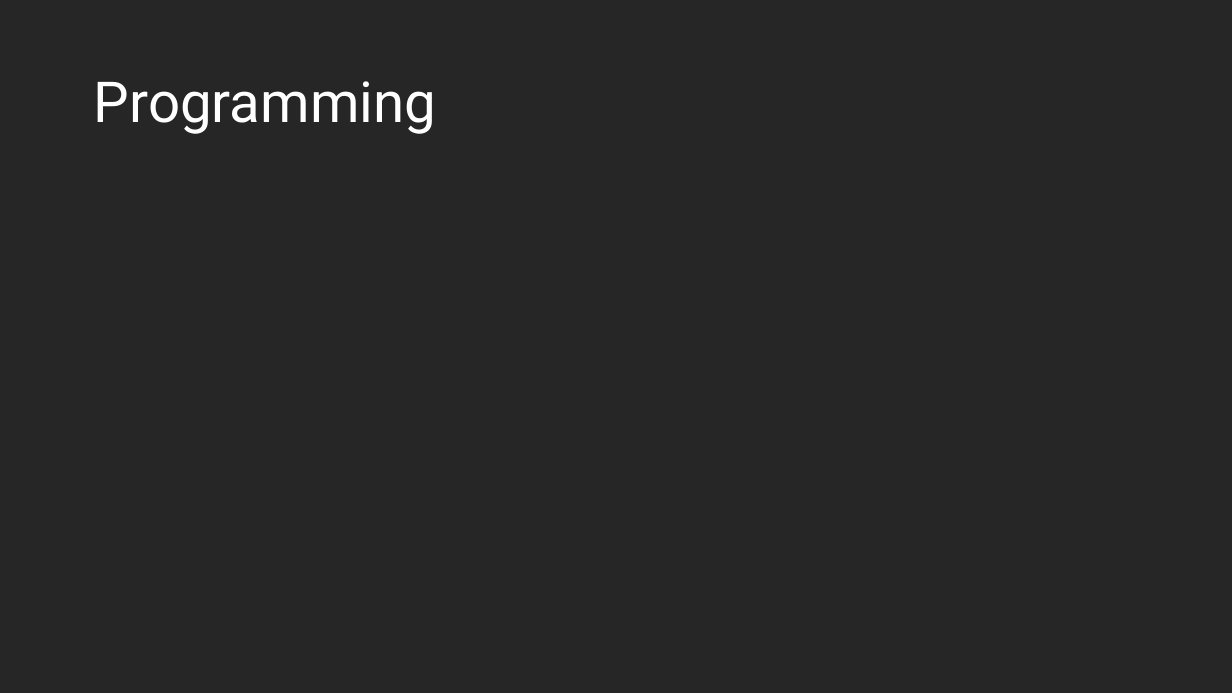
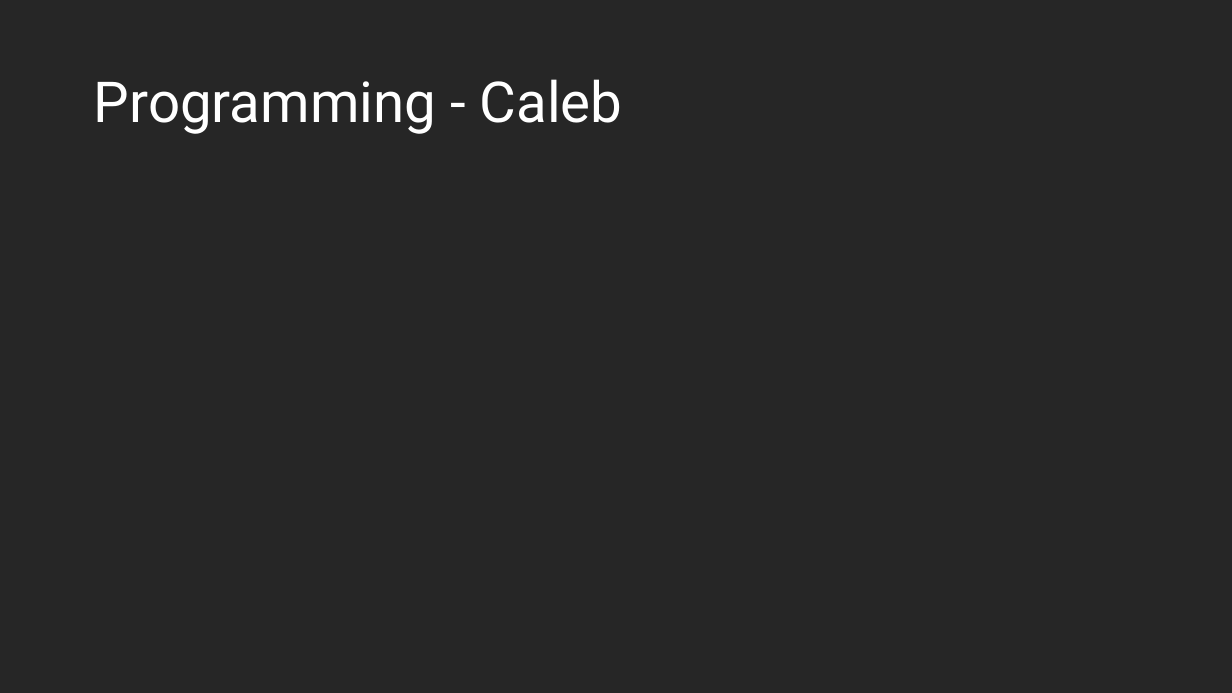
Before and after one commit to LateKnightDev/Barry_Trotter_CoS, a slide deck: slide 4 of presentation/RGP204_A2_TheLateKnights_Presentation.pptx (slide 2 before the commit). Drawn at 1232x693 pixels with LibreOffice and Linux fonts; fonts in the diff are those of the drawing. Boxes give left, top, right and bottom in pixels: in the first picture for what was removed or moved away, otherwise in the second. Text is boxed around its words. In the diff, an @@ line names an element or a change of style, - is before the commit and + after.

```diff
--- a/presentation/RGP204_A2_TheLateKnights_Presentation.pptx
+++ b/presentation/RGP204_A2_TheLateKnights_Presentation.pptx
@@ title at box(94, 79, 623, 134): text changed @@
-Programming
+Programming - Caleb
```
Also in this commit, not shown: 3 other slides changed, 9 slides added, 1 slide removed, 7 other files.
